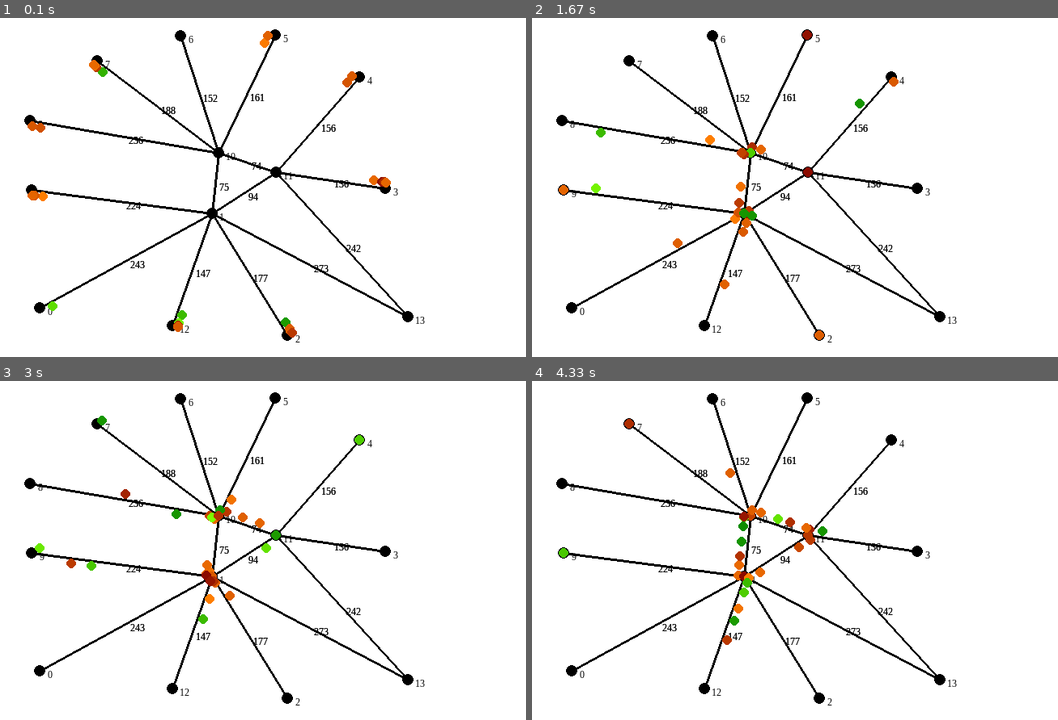
Above: before the commit, frames 1-4 (two rows, left to right).
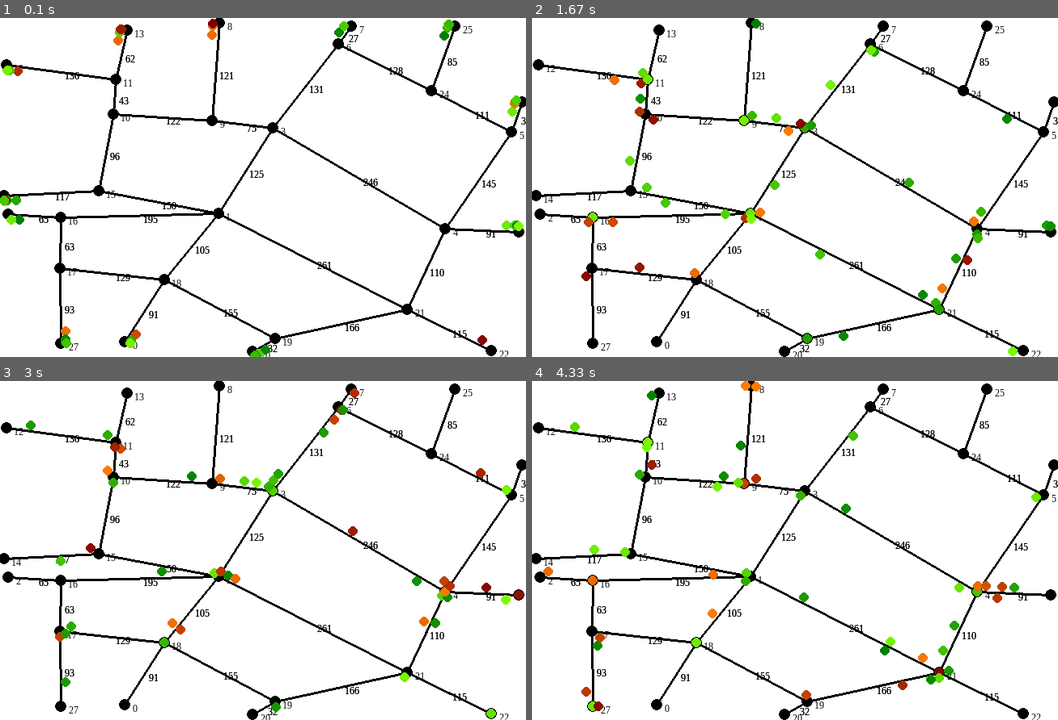
Above: after the commit, the same moments.

Repository: Ickaser/car-graph-viz
Game: pygame game, started from main_pygame.py
Same seed, same stepped clock (60 frames per second), same inputs: the game is played once before the commit and once after it.
Inputs:
- Up to frame 1 (0.1 s): no input
- Up to frame 2 (1.67 s): tap Enter at 0.33 s; hold Right 0.67-1.13 s; hold Up 1.17-1.47 s; hold Right from 1.5 s (still down)
- Up to frame 3 (3 s): release Right at 1.97 s; hold Left 2-2.53 s; hold Down 2.57-2.87 s; hold Left from 2.9 s (still down)
- Up to frame 4 (4.33 s): release Left at 3.3 s; hold Up 3.33-3.7 s; hold Right from 3.73 s (still down)

The runs differ from the first frame. In frame 1, 10% of the frame differs, in the area x 0-100%, y 0-100%; in frame 2, 11%; in frame 3, 11%; in frame 4, 11%.

Commit message:
Continued cleanup, debug

Diff:
--- a/main_pygame.py
+++ b/main_pygame.py
@@ -4,9 +4,7 @@
 import pygame.freetype
 import simulator.graphGen as graphGen
 import simulator.cars as cars
-
-# Currently: running with lanes, randomly generated graph with 8 nodes
-# Color of car dots is half blue and half red
+import numpy as np
 
 # window size to be used by pygame. (X, Y)
 # gets used in a number of functions, as it turns out
@@ -17,20 +15,24 @@
 carSettings = dict(
     carSize = 13,
     carAccel = 3,
-    nodeWait = 3,
+    nodeWait = 1,
     randomBehavior = False,
 )
 lanes = True
 weights = False
-carsNum = 30
+carsNum = 50
 stepsNum = 1
 
 # should be in same directory as this file
-xmlFilename = "storage_b.xml"
+xmlFilename = "storage_a.xml"
+
+#pseudorandom: set a constant seed so that it runs the same each time
+np.random.seed(1234)
 
 def main():
 
     global stepsNum
+    global carsNum
 
     start_pygame()
 
@@ -71,12 +73,18 @@
                 # exit loop
                 running = False
 
-            # slider functionality: left slows down, right speeds up
             elif event.type == pygame.KEYDOWN:
+                # slider functionality: left slows down, right speeds up
                 if event.key == pygame.K_LEFT:
                     stepsNum -= 1 if stepsNum > 0 else 0
                 elif event.key == pygame.K_RIGHT:
                     stepsNum += 1
+
+                # slider functionality: up adds cars, down subtracts (once cars reach their goal)
+                elif event.key == pygame.K_UP:
+                    carsNum += 1
+                elif event.key == pygame.K_DOWN:
+                    carsNum -= 1 if carsNum > 0 else 0
 
         # update system state
         update_system(stepsNum, carList, graph)
@@ -161,7 +169,8 @@
                 carList.remove(car)
                 del car
                 # make a new car
-                carList.append(cars.Car(graph, carSettings))
+        while len(carList) < carsNum:
+            carList.append(cars.Car(graph, carSettings))
 
 def update_screen(screenObj, mapObj, carList, old_dirtyRects, new_dirtyRects):
 
--- a/simulator/cars.py
+++ b/simulator/cars.py
@@ -141,6 +141,8 @@
                     self.graph.nodes[self.nodeTo]["population"].append(self)
                     self.atNode = True
                     #compute coords
+                    self.toNext = 0
+                    self.dist += displace if self.direction else -displace
                     self.coords = self.toCoords
                     self.xPos, self.yPos = self.coords
                     # end the method here
@@ -251,6 +253,9 @@
             self.plan = self.routePlan(self.pos.nodeTo, self.nodeGoal)
             # Plan includes current nodeTo, so remove that from list
             self.plan.pop(0)
+
+        self.history = []
+        self.history += startNodes
 
         # for purposes of edge population tracking, needs to already be at an edge and fully initialized at edge. Copied from below
         self.speedLimit = self.graph.edges[(self.pos.nodeFrom, self.pos.nodeTo)]["speed"]
@@ -347,7 +352,7 @@
 
         # if car is close to node, but going very slow, increase velocity slightly to ensure the car arrives
         if self.pos.toNext <= self.carSize and self.velocity < self.accel:
-            return 1
+            return self.accel - self.velocity
 
         # if car is approaching node, begin decelerating
         elif self.pos.toNext <= decelDist:
@@ -416,9 +421,9 @@
 
         # if using lanes, check if the next position along the desired edge is available
         if self.lanes:
-            pop = self.graph.edges[(self.pos.nodeTo, newNode)]["population"][0 if self.pos.nodeTo > newNode else 1]
-            if len(pop) > 0:
-                nextCar = pop[-1]
+            population = self.graph.edges[(self.pos.nodeTo, newNode)]["population"][0 if self.pos.nodeTo > newNode else 1]
+            if len(population) > 0:
+                nextCar = population[-1]
                 if nextCar.pos.toNext >= nextCar.pos.length - self.carSize:
                     # if there is a car within carSize of the node along the desired edge, do nothing and end function
                     return
@@ -432,6 +437,9 @@
         self.pos.changeNodes(newNode)
 
         # If successfully moves, execute the rest of this function
+
+        # add newNode to car's route history
+        self.history.append(newNode)
 
         # remove newNode from plan
         if not self.randomBehavior:
